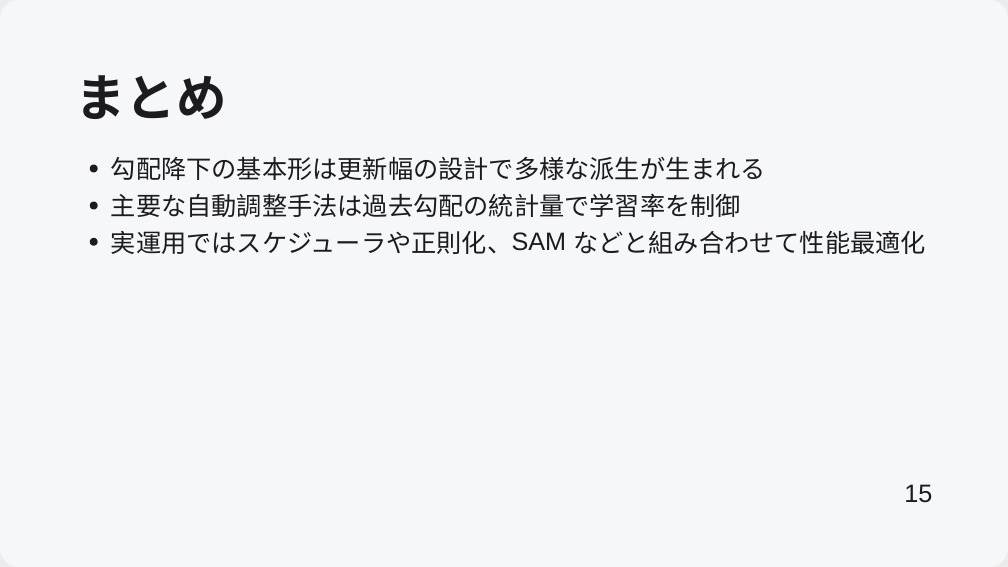
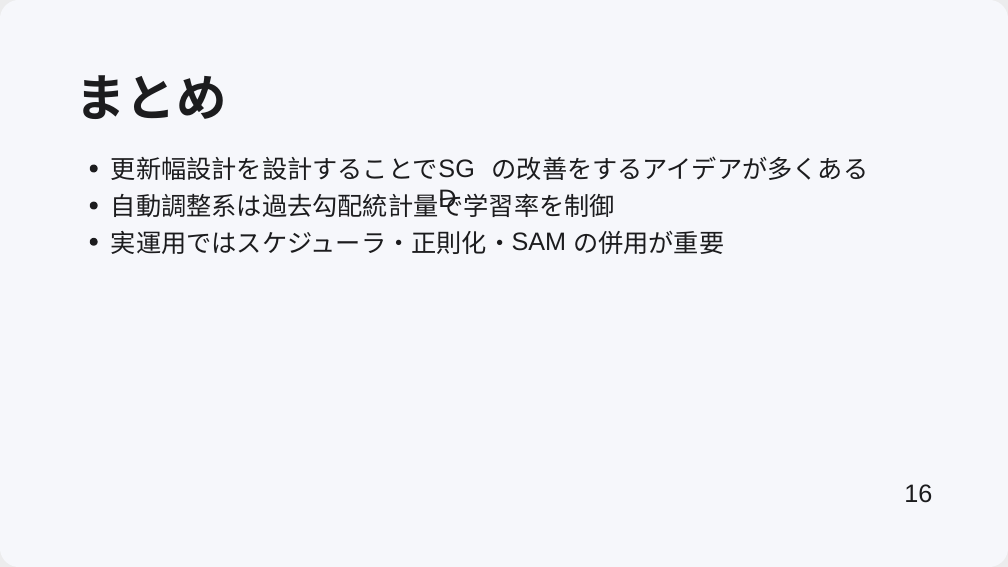
Before and after one commit to frinfo702/slides, a slide deck: slide 16 of nishikawa-lab/pptx/20251010_presentation.pptx (slide 15 before the commit). Drawn at 1008x567 pixels with LibreOffice and Linux fonts; fonts in the diff are those of the drawing; background and template pictures are left out. Boxes give left, top, right and bottom in pixels: in the first picture for what was removed or moved away, otherwise in the second. Text is boxed around its words. In the diff, an @@ line names an element or a change of style, - is before the commit and + after.

```diff
--- a/nishikawa-lab/pptx/20251010_presentation.pptx
+++ b/nishikawa-lab/pptx/20251010_presentation.pptx
@@ text removed at bbox=[111, 157, 766, 180] @@
-勾配降下の基本形は更新幅の設計で多様な派⽣が⽣まれる
@@ text added at bbox=[111, 157, 438, 180], 24 pt, text #1C1C1E @@
+更新幅設計を設計することで
@@ text added at bbox=[439, 153, 492, 182], 24 pt, text #1C1C1E @@
+SGD
@@ text added at bbox=[492, 156, 869, 180], 24 pt, text #1C1C1E @@
+の改善をするアイデアが多くある
@@ text at bbox=[111, 190, 615, 217]: text changed @@
-主要な⾃動調整⼿法は過去勾配の統計量で学習率を制御
+⾃動調整系は過去勾配統計量で学習率を制御
@@ text at bbox=[111, 231, 512, 254]: text changed @@
-実運⽤ではスケジューラや正則化、
+実運⽤ではスケジューラ・正則化・
@@ text removed at bbox=[573, 231, 926, 254] @@
-などと組み合わせて性能最適化
@@ text added at bbox=[573, 231, 724, 254], 24 pt, text #1C1C1E @@
+の併⽤が重要
@@ text at bbox=[904, 484, 932, 503]: text changed @@
-15
+16
```
Also in this commit, not shown: 11 other slides changed, 4 slides added, 3 slides removed, 8 other files.
